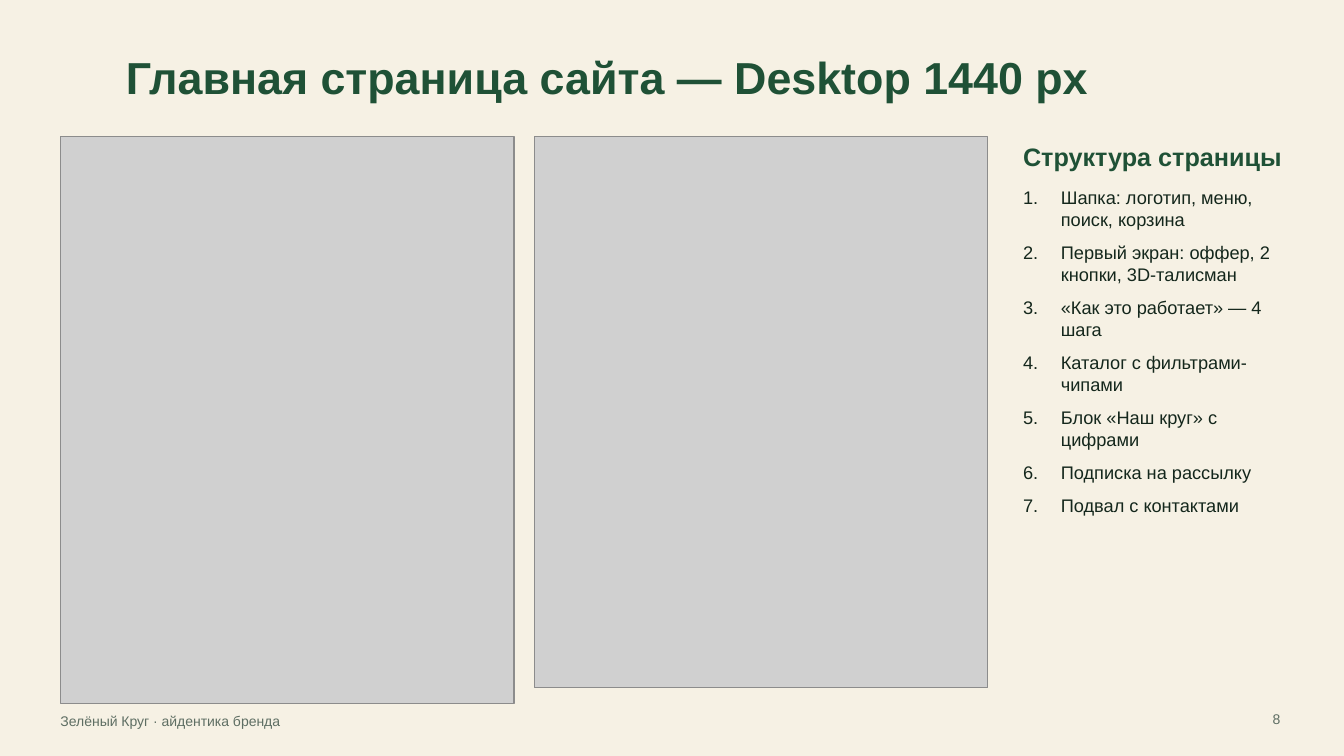
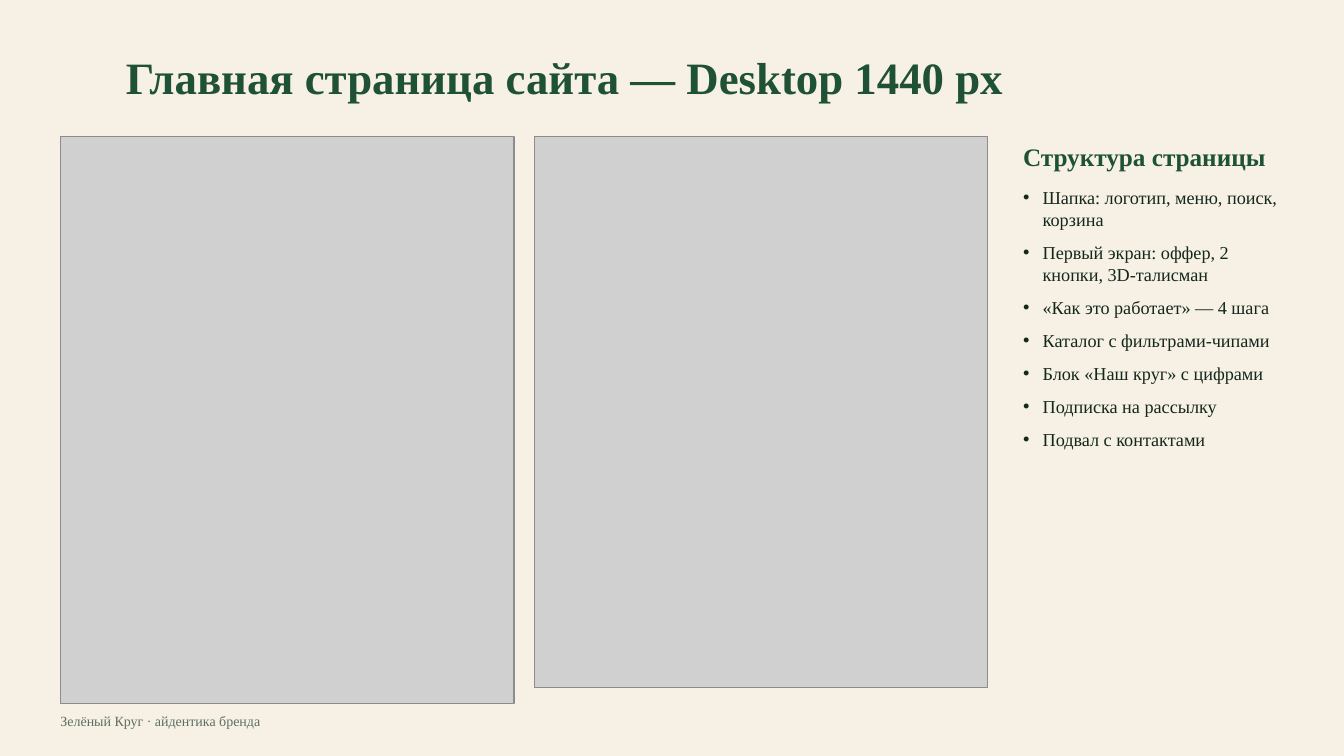
Before and after one commit to temkii05-netizen/zeleny-krug, a slide deck: slide 8 of presentation/ZelenyKrug_prezentaciya.pptx. Drawn at 1344x756 pixels with LibreOffice and Linux fonts; fonts in the diff are those of the drawing; grey boxes stand for pictures; background and template pictures are left out. Boxes give left, top, right and bottom in pixels: in the first picture for what was removed or moved away, otherwise in the second. Text is boxed around its words. In the diff, an @@ line names an element or a change of style, - is before the commit and + after.

```diff
--- a/presentation/ZelenyKrug_prezentaciya.pptx
+++ b/presentation/ZelenyKrug_prezentaciya.pptx
@@ text "Шапка: логотип, меню, поиск, корзина" at bbox=[1043, 192, 1277, 450]: font Arial to Times New Roman; bullet 1. to • @@
@@ font Arial to Times New Roman in 3 elements at bbox=[126, 63, 1002, 104], bbox=[1023, 149, 1266, 172], bbox=[60, 716, 260, 729] @@
@@ page number removed at bbox=[1273, 714, 1281, 724] @@
-8
```
Also in this commit, not shown: 15 other slides changed, 1 other file.
